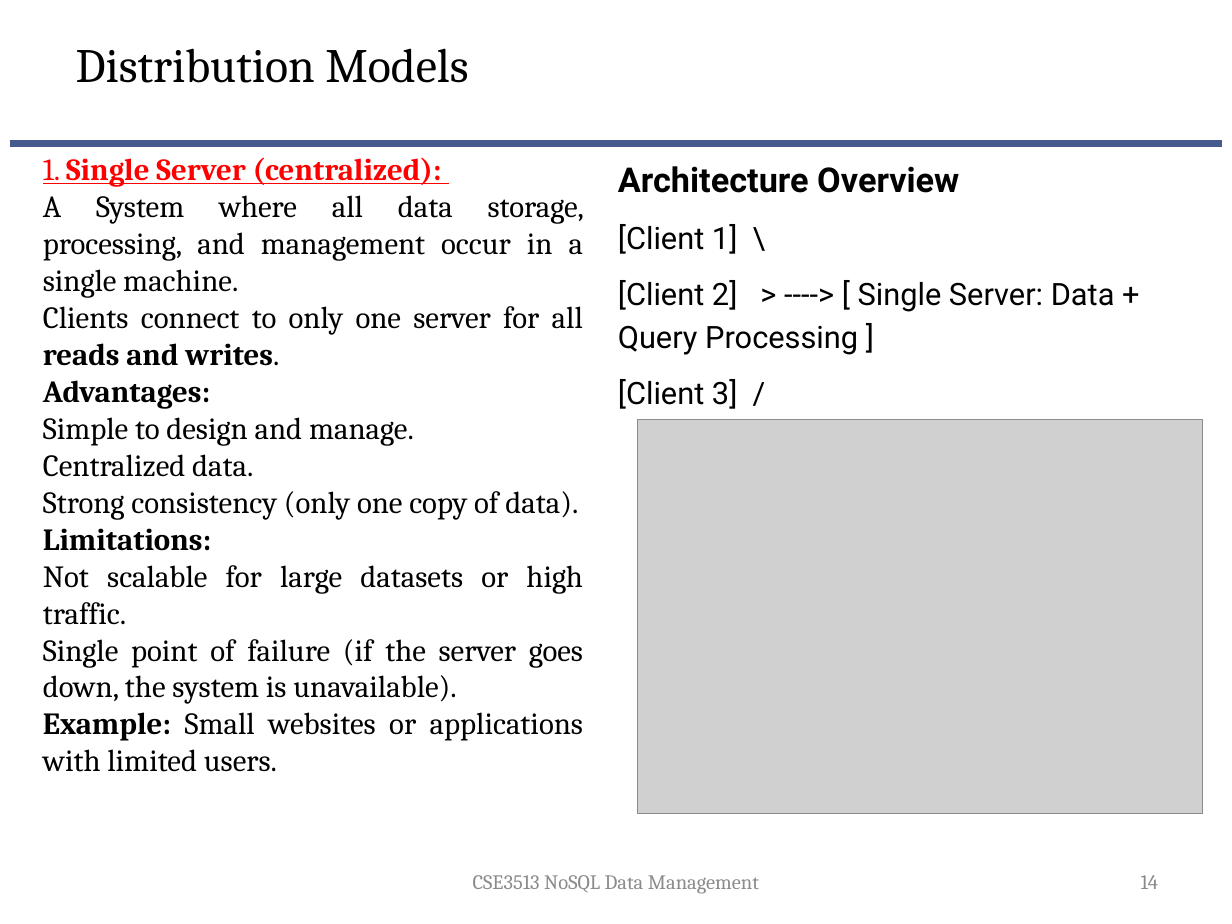
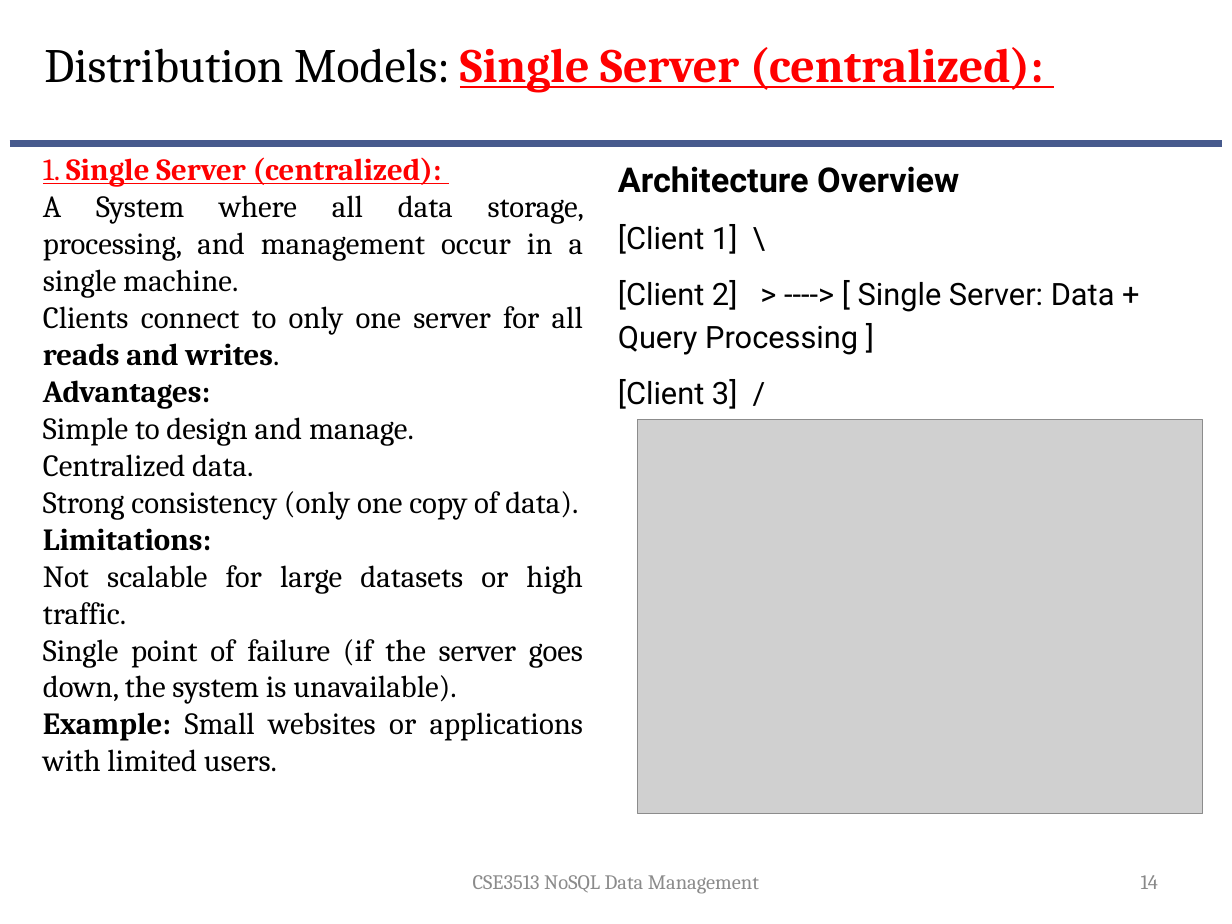
Before and after one commit to suniljeevan/NOSQL-2025, a slide deck: slide 14 of THEORY COURSE MATERIALS/Module 2.pptx. Drawn at 1232x924 pixels with LibreOffice and Linux fonts; fonts in the diff are those of the drawing; grey boxes stand for pictures; background and template pictures are left out. Boxes give left, top, right and bottom in pixels: in the first picture for what was removed or moved away, otherwise in the second. Text is boxed around its words. In the diff, an @@ line names an element or a change of style, - is before the commit and + after.

```diff
--- a/THEORY COURSE MATERIALS/Module 2.pptx
+++ b/THEORY COURSE MATERIALS/Module 2.pptx
@@ text at (44, 47, 1044, 92): text changed; text colour #000000 to #FF0000; bold on @@
-Distribution Models
+Distribution Models: Single Server (centralized):
```
Also in this commit, not shown: 42 other slides changed.
